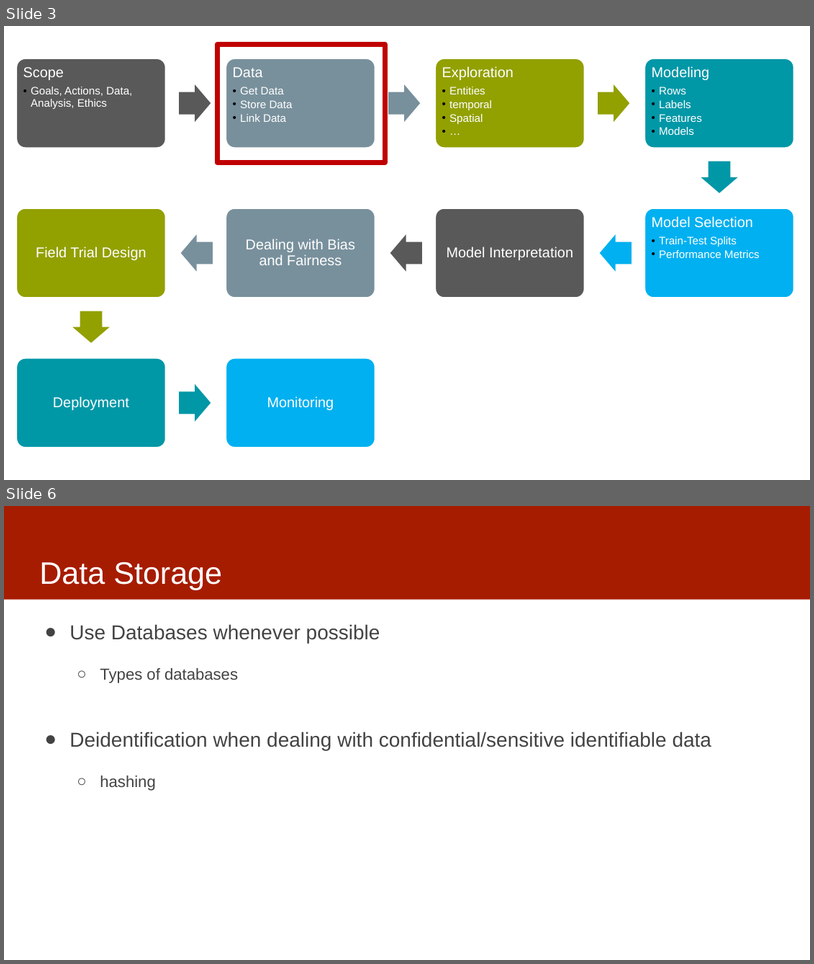
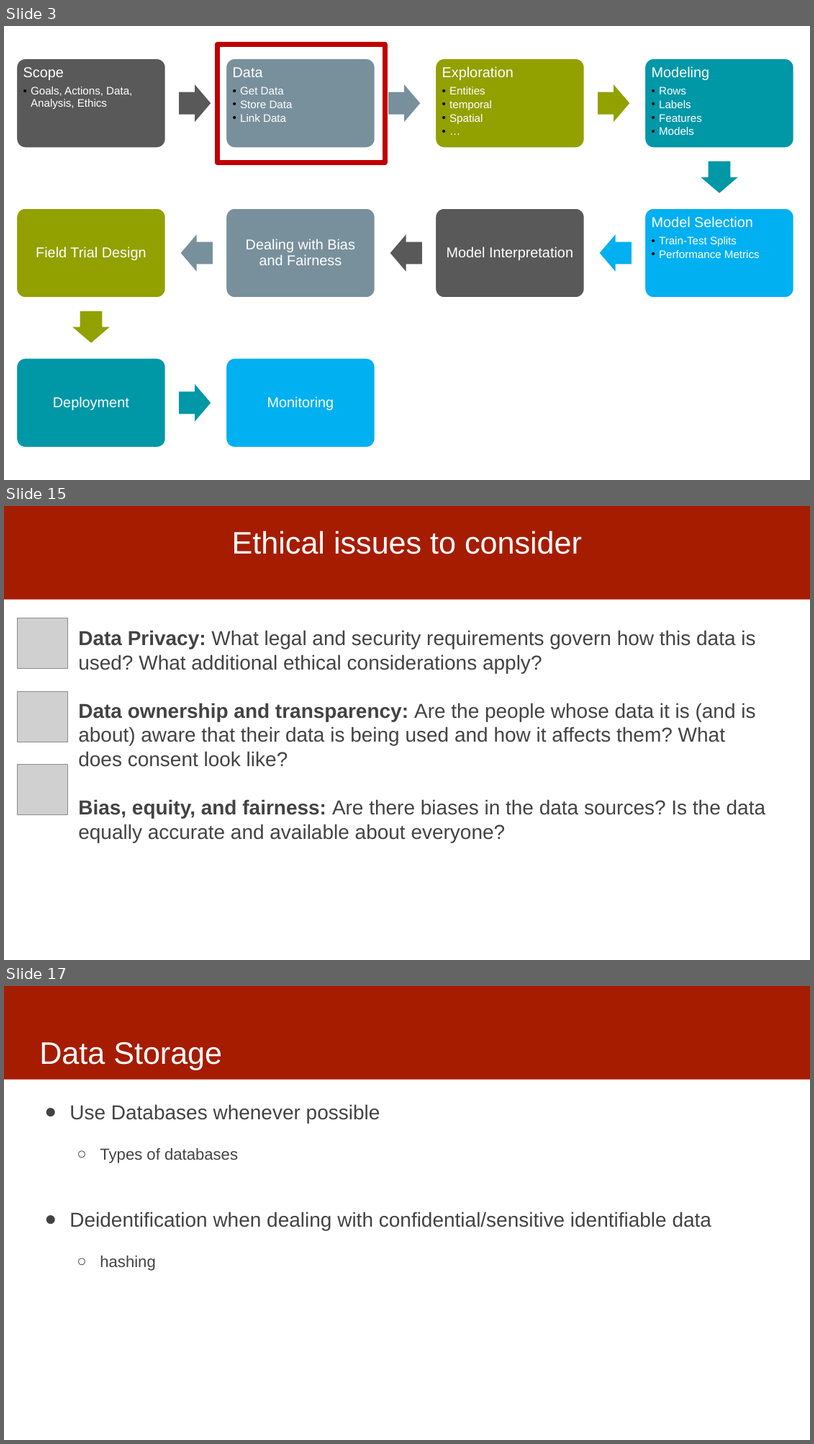
Before and after one commit to dssg/mlforpublicpolicylab, a slide deck: Lectures/04-data.pptx. Shown one above the other, each under a label of ours: slides 3 and 6 before the commit, slides 3, 15 and 17 after it; the slides between them are not shown. The pictures are 814x964 and 814x1444 pixels, drawn with LibreOffice and Linux fonts; fonts in the diff are those of the drawing; grey boxes stand for pictures. Boxes give left, top, right and bottom in pixels: in the first picture for what was removed or moved away, otherwise in the second. Text is boxed around its words. In the diff, an @@ line names an element or a change of style, - is before the commit and + after.

```diff
--- a/Lectures/04-data.pptx
+++ b/Lectures/04-data.pptx
@@ slide 15 added at <box>4,506,810,960</box>, background #FFFFFF; not listed: 1 template element that a slide beside it also shows @@
@@ title added at <box>232,530,582,554</box>, 37 pt, text #FFFFFF @@
+Ethical issues to consider
@@ picture added at <box>17,618,68,669</box> @@
@@ text added at <box>78,630,766,842</box>, 24 pt, text #434343 @@
+Data Privacy: What legal and security requirements govern how this data is used? What additional ethical considerations apply?
+Data ownership and transparency: Are the people whose data it is (and is about) aware that their data is being used and how it affects them? What does consent look like?
+Bias, equity, and fairness: Are there biases in the data sources? Is the data equally accurate and available about everyone?
@@ picture added at <box>17,691,68,742</box> @@
@@ picture added at <box>17,764,68,815</box> @@
@@ what was slide 6 is now slide 17 @@
```
Also in this commit, not shown: 2 slides changed, 11 other slides added.
